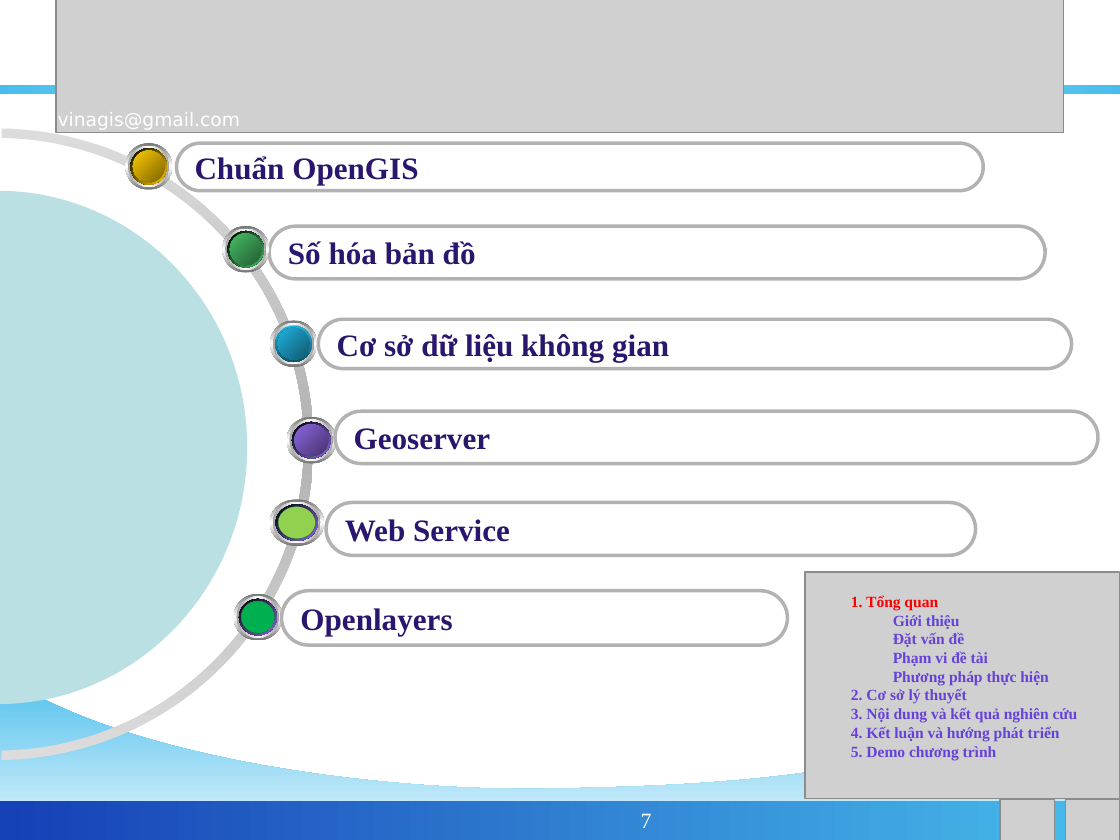
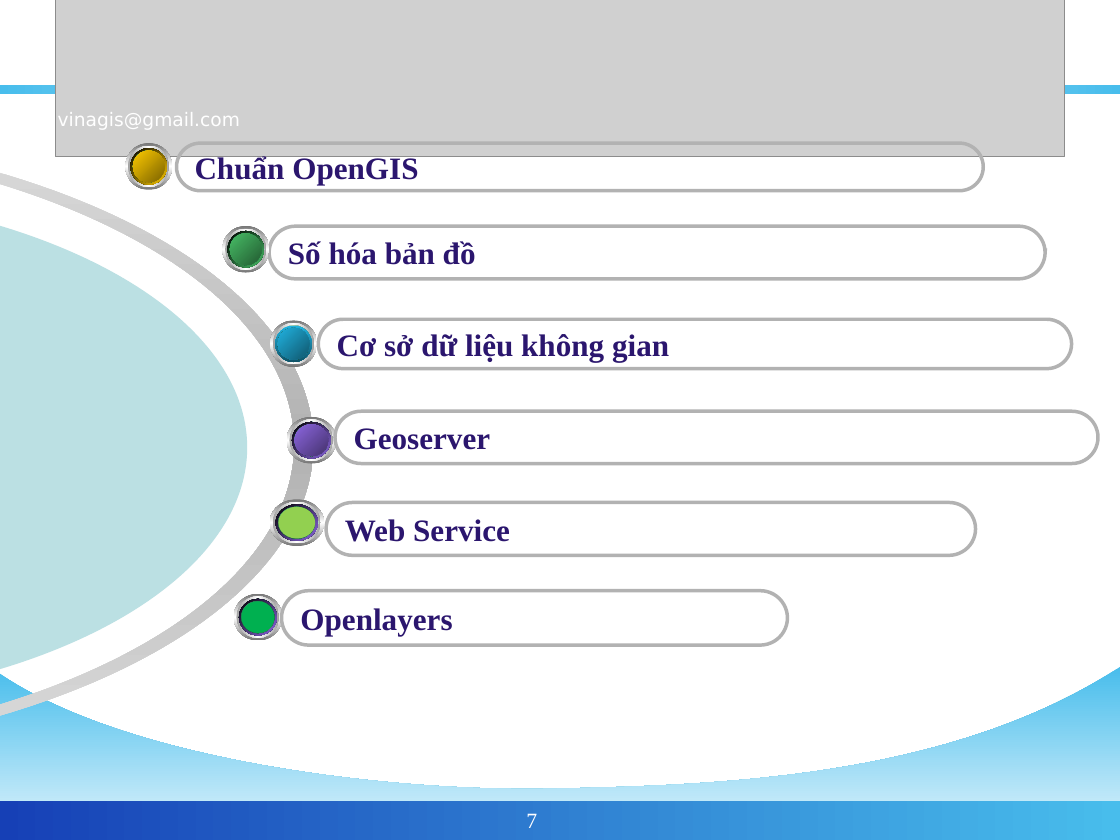
Before and after one commit to phamngsinh/cantho-webgis, a slide deck: slide 7 of Document/Bao Cao/BaoCaoLuanVan2.ppt. Drawn at 1120x840 pixels with LibreOffice and Linux fonts; fonts in the diff are those of the drawing; grey boxes stand for pictures; background and template pictures are left out. Boxes give left, top, right and bottom in pixels: in the first picture for what was removed or moved away, otherwise in the second. Text is boxed around its words. In the diff, an @@ line names an element or a change of style, - is before the commit and + after.

```diff
--- a/Document/Bao Cao/BaoCaoLuanVan2.ppt
+++ b/Document/Bao Cao/BaoCaoLuanVan2.ppt
@@ picture: place and size @@
-picture at <box>56,0,1064,132</box>
+picture at <box>55,0,1064,157</box>
@@ freeform shape at <box>0,128,313,760</box>: outline redrawn @@
@@ freeform shape at <box>0,191,247,704</box>: outline redrawn @@
@@ picture removed at <box>805,572,1120,799</box> @@
@@ text removed at <box>851,595,1078,760</box> @@
-1. Tổng quan
-Giới thiệu
-Đặt vấn đề
-Phạm vi đề tài
-Phương pháp thực hiện
-2. Cơ sở lý thuyết
-3. Nội dung và kết quả nghiên cứu
-4. Kết luận và hướng phát triển
-5. Demo chương trình
@@ page number at <box>526,813,537,828</box>: alignment right to centre @@
@@ picture removed at <box>1000,800,1055,840</box> @@
@@ picture removed at <box>1065,800,1120,840</box> @@
```
Also in this commit, not shown: 26 other slides changed, 2 slides added, 2 slides removed.
